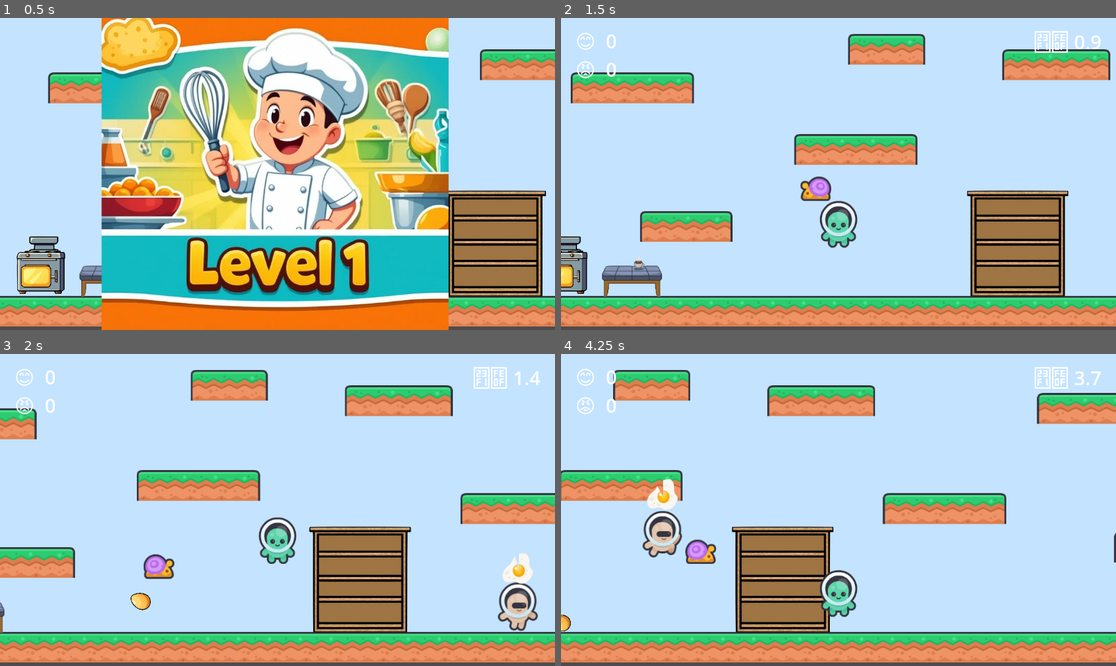
Above: before the commit, frames 1-4 (two rows, left to right).
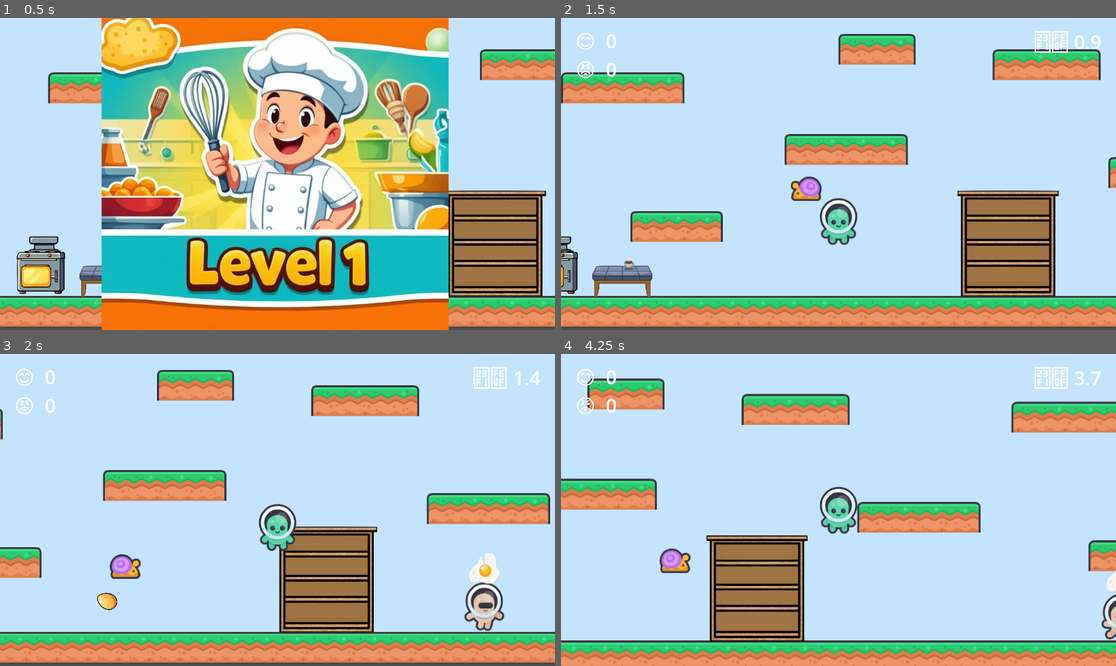
Above: after the commit, the same moments.

Repository: Lea-poh/WhiskTaker
Game: Godot game, scene res://scenes/Main.tscn
The game is run twice, just before and just after one commit, with the same random seed, the same clock (stepped at 60 frames per second) and the same inputs. Sound files missing from this copy of the repository are replaced by a short silence.
Inputs (mouse positions are in pixels of both pictures, inside the frame that each line leads up to):
- Up to frame 1 (0.5 s): no input
- Up to frame 2 (1.5 s): click (844, 267) at 0.5 s; tap Enter (ui_accept) at 1.25, 1.35 s; hold Right (ui_right) from 1.28 s (still down)
- Up to frame 3 (2 s): keep holding Right (ui_right); tap Enter (ui_accept) at 1.52, 1.82 s
- Up to frame 4 (4.25 s): tap Enter (ui_accept) at 2.1, 2.27, 2.57, 2.85, 3.6, 3.77, 4.07 s; release Right (ui_right) at 2.78 s; hold Left (ui_left) 2.78-3.53 s; hold Right (ui_right) from 3.53 s (still down)

Frame 1 is identical in both runs. In frame 2, 8.8% of the frame differs, in the area x 0-100%, y 5-99%; in frame 3, 16%; in frame 4, 30%, in the area x 0-100%, y 5-100%.

Commit message:
customer fixed

Diff:
--- a/scripts/Chef.gd
+++ b/scripts/Chef.gd
@@ -1,10 +1,12 @@
 extends CharacterBody2D
 
-const SPEED = 400
-const GRAVITY = 700
+const SPEED = 500
+const GRAVITY = 1000
 const JUMP_FORCE = -500
 var carried_dish = null
 var cupboard: Node
+var has_jumped_in_air = false
+var delta_since_on_ground = 0
 
 func _ready():
 	cupboard = get_parent().get_node_or_null("IngredientsCupboard")
@@ -21,9 +23,20 @@
 	if direction != 0:
 		$AnimatedSprite2D.flip_h = direction < 0
 
+	if is_on_floor():
+		delta_since_on_ground = 0
+		has_jumped_in_air = false
+	else:
+		delta_since_on_ground += delta
+
 	# Jumping
-	if is_on_floor() and Input.is_action_just_pressed("ui_accept"):
-		velocity.y = JUMP_FORCE
+	if Input.is_action_just_pressed("ui_accept"):
+		if delta_since_on_ground < 0.5:
+			velocity.y = JUMP_FORCE
+			delta_since_on_ground = 0.5
+		elif not has_jumped_in_air:
+			velocity.y = JUMP_FORCE
+			has_jumped_in_air = true
 
 	# Animation switching
 	if not is_on_floor():
--- a/scripts/Main.gd
+++ b/scripts/Main.gd
@@ -34,6 +34,13 @@
 	start_button.connect("pressed", Callable(self, "_on_start_pressed"))
 	restart_button.connect("pressed", Callable(self, "_on_restart_pressed"))
 	next_level_button.connect("pressed", Callable(self, "_on_next_level_pressed"))
+	var timer = Timer.new()
+	timer.wait_time = 20
+	timer.autostart = true
+	timer.one_shot = false
+	add_child(timer)
+	timer.connect("timeout",Callable(self,"_spawn_customer"))
+
 
 func _process(delta):
 	if game_active:
@@ -48,7 +55,6 @@
 	var level_scene = load(level_paths[current_level_index])
 	current_level = level_scene.instantiate()
 	add_child(current_level)
-
 
 
 func _on_start_pressed():
